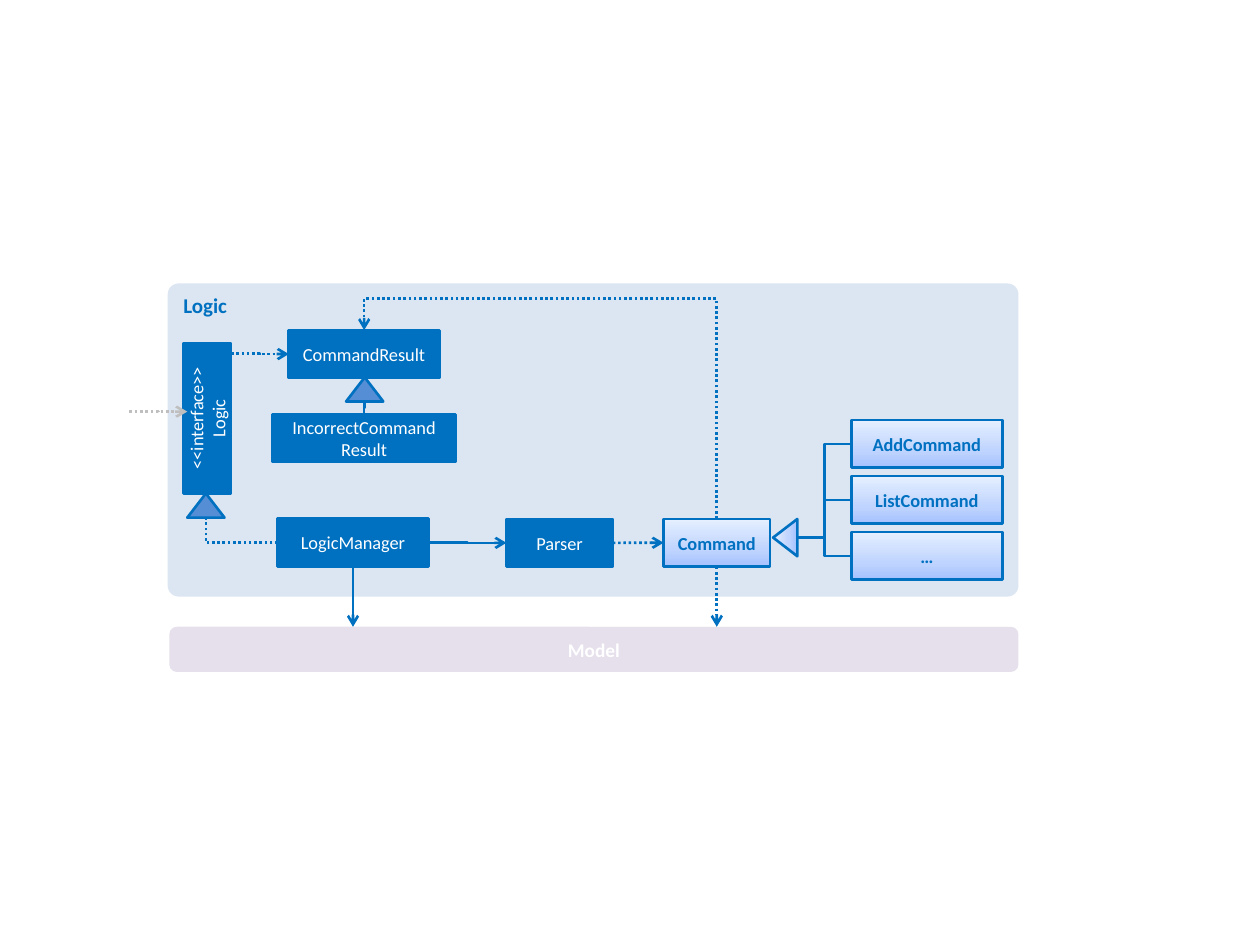
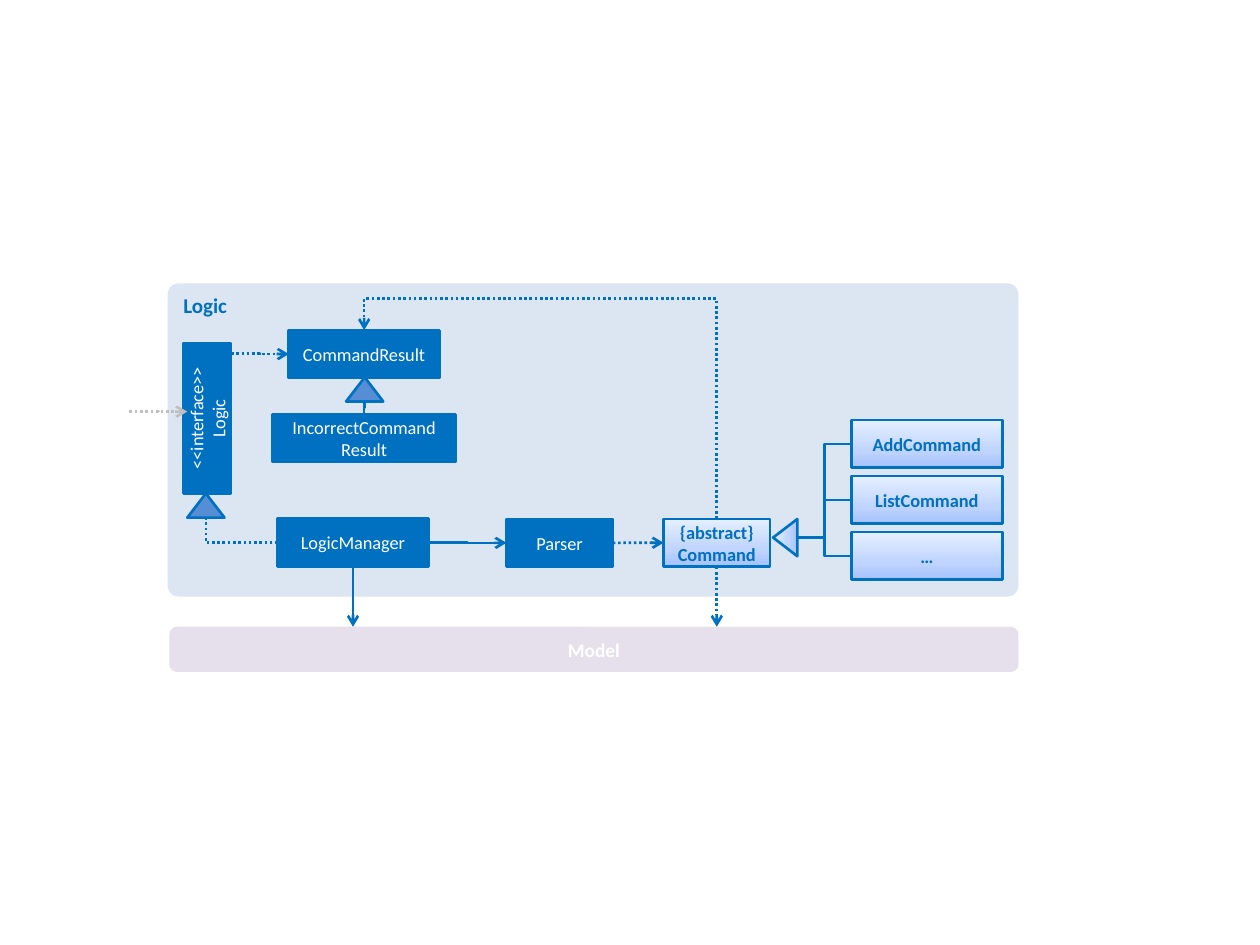
Before and after one commit to se-edu/addressbook-level4, a slide deck: slide 5 of docs/diagrams/Diagrams.pptx (slide 4 before the commit). Drawn at 1260x945 pixels with LibreOffice and Linux fonts; fonts in the diff are those of the drawing. Boxes give left, top, right and bottom in pixels: in the first picture for what was removed or moved away, otherwise in the second. Text is boxed around its words. In the diff, an @@ line names an element or a change of style, - is before the commit and + after.

```diff
--- a/docs/diagrams/Diagrams.pptx
+++ b/docs/diagrams/Diagrams.pptx
@@ text in rectangle at <box>678,525,756,566</box>: text changed @@
-Command
+{abstract}
+Command
```
Also in this commit, not shown: 3 other slides changed, 2 slides added, 4 other files.
